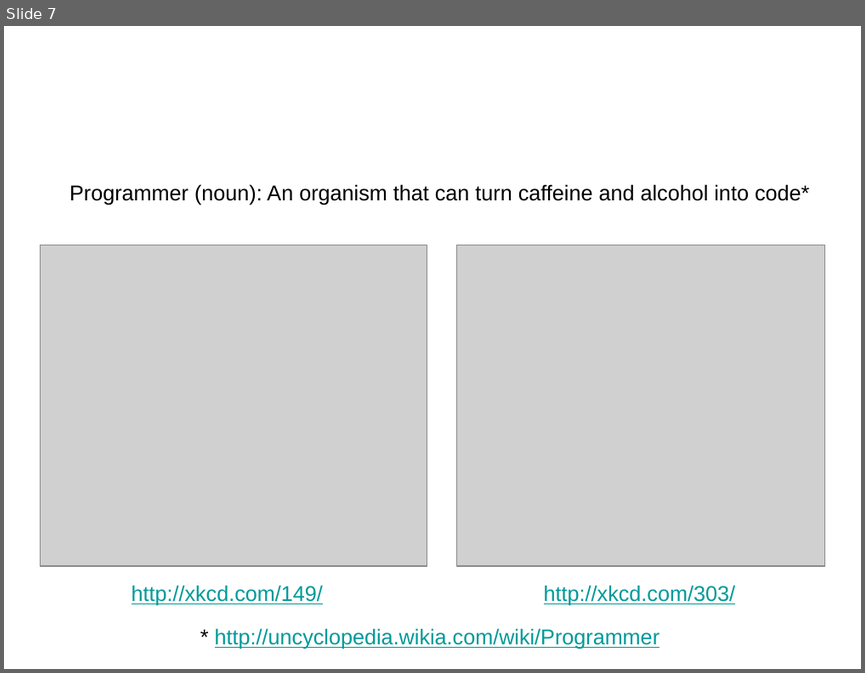
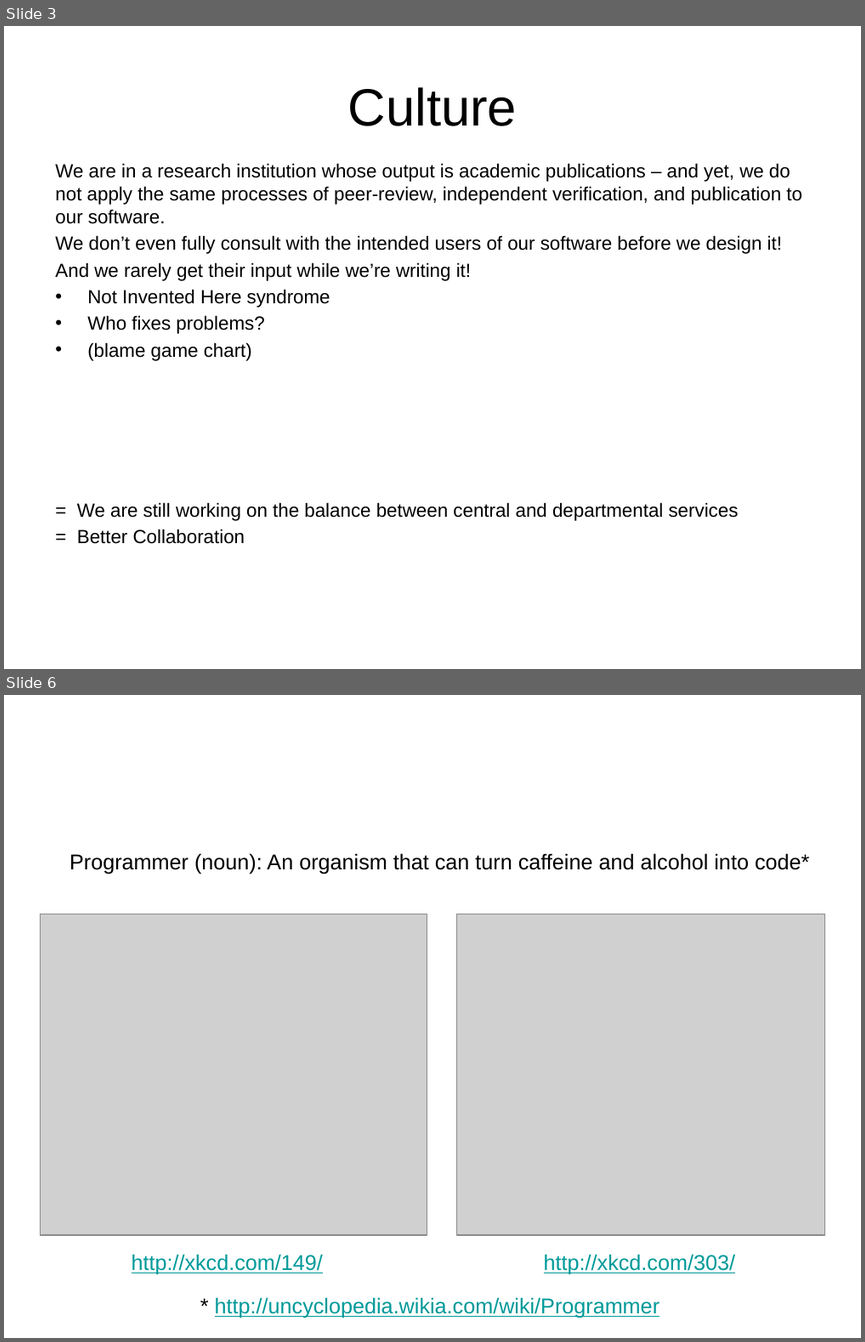
Before and after one commit to acgetchell/Presentations, a slide deck: TIF-Ignite.pptx. Shown one above the other, each under a label of ours: slide 7 before the commit, slides 3 and 6 after it; the slides between them are not shown. The pictures are 865x673 and 865x1342 pixels, drawn with LibreOffice and Linux fonts; fonts in the diff are those of the drawing; grey boxes stand for pictures; background and template pictures are left out. Boxes give left, top, right and bottom in pixels: in the first picture for what was removed or moved away, otherwise in the second. Text is boxed around its words. In the diff, an @@ line names an element or a change of style, - is before the commit and + after.

```diff
--- a/TIF-Ignite.pptx
+++ b/TIF-Ignite.pptx
@@ slide 3 added at bbox=[4, 26, 861, 669], background picture (left out) @@
@@ title added at bbox=[348, 87, 517, 126], 44 pt, text #000000 @@
+Culture
@@ text added at bbox=[55, 163, 802, 544], 16 pt, text #000000 @@
+We are in a research institution whose output is academic publications – and yet, we do not apply the same processes of peer-review, independent verification, and publication to our software.
+We don’t even fully consult with the intended users of our software before we design it!
+And we rarely get their input while we’re writing it!
+• Not Invented Here syndrome
+• Who fixes problems?
+• (blame game chart)
+= We are still working on the balance between central and departmental services
+= Better Collaboration
@@ what was slide 7 is now slide 6 @@
```
Also in this commit, not shown: 4 slides changed, 4 other slides added, 6 slides removed, 3 other files.
